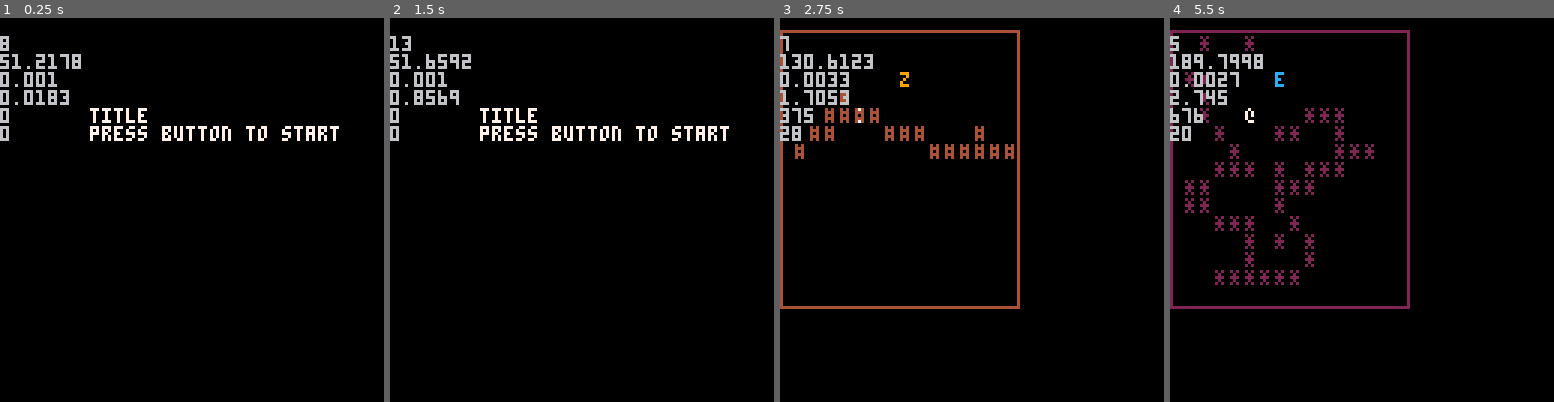
Above: before the commit, frames 1-4 (left to right).
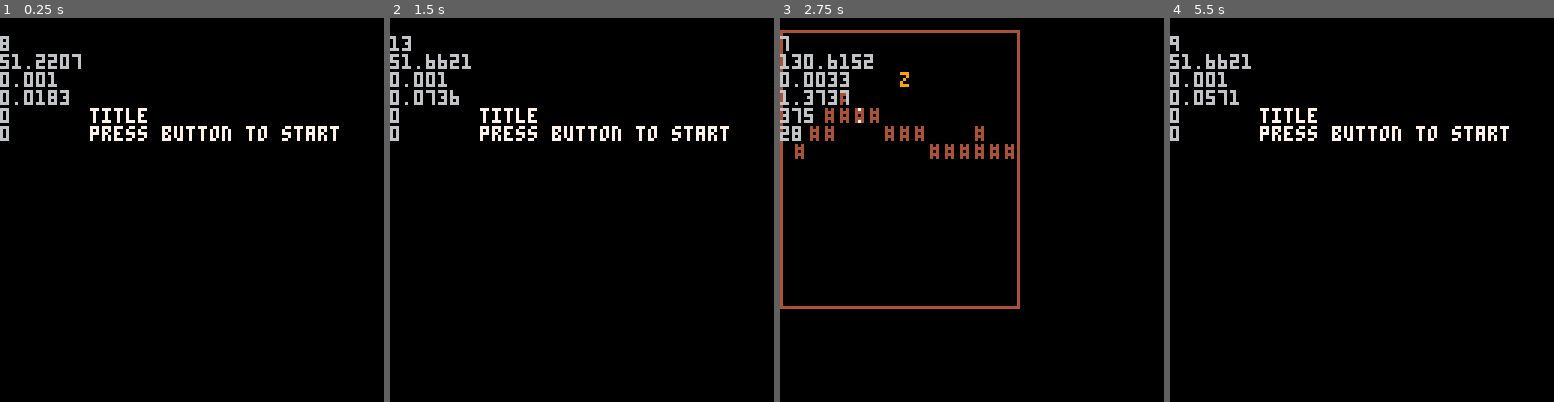
Above: after the commit, the same moments.

Repository: arnodick/castle
Game: PICO-8 cartridge castle.p8
Same seed, same stepped clock (60 frames per second), same inputs: the game is played once before the commit and once after it.
Inputs:
- Up to frame 1 (0.25 s): no input
- Up to frame 2 (1.5 s): tap X (X key) at 0.33, 1.07 s; tap O (Z key) at 0.7 s
- Up to frame 3 (2.75 s): hold Right 1.6-2.1 s; tap O (Z key) at 1.7, 2.1, 2.5 s; tap X (X key) at 1.85 s; hold Up 2.15-2.42 s; hold Right from 2.47 s (still down)
- Up to frame 4 (5.5 s): tap O (Z key) every 0.4 s from 2.9 to 5.3 s; tap X (X key) at 2.97, 4.08, 5.2 s; release Right at 3.03 s; hold Left 3.08-3.58 s; hold Down 3.63-3.97 s; hold Right 4.02-4.68 s; hold Up 4.73-5.03 s; hold Left from 5.08 s (still down)

The runs differ from the first frame. In frame 1, 0.1% of the frame differs, in the area x 12-21%, y 9-14%; in frame 2, 0.2%; in frame 3, 0.1%; in frame 4, 6.6%, in the area x 0-89%, y 3-76%.

Commit message:
DID IT. i am a genius

Diff:
--- a/castle.p8
+++ b/castle.p8
@@ -261,7 +261,7 @@
 	if a.hit==0 then
 		local d=movetype(a)
 		if moveactor(a,d) then
-			for target in all(actors) do
+			for target in all(creatures) do
 				colactor(a,d,target)
 			end
 		end
